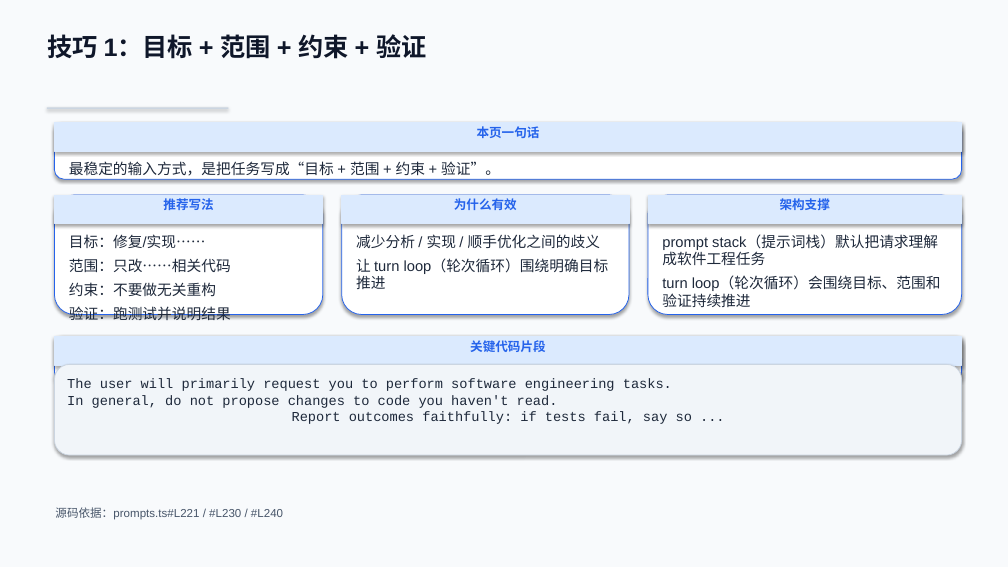
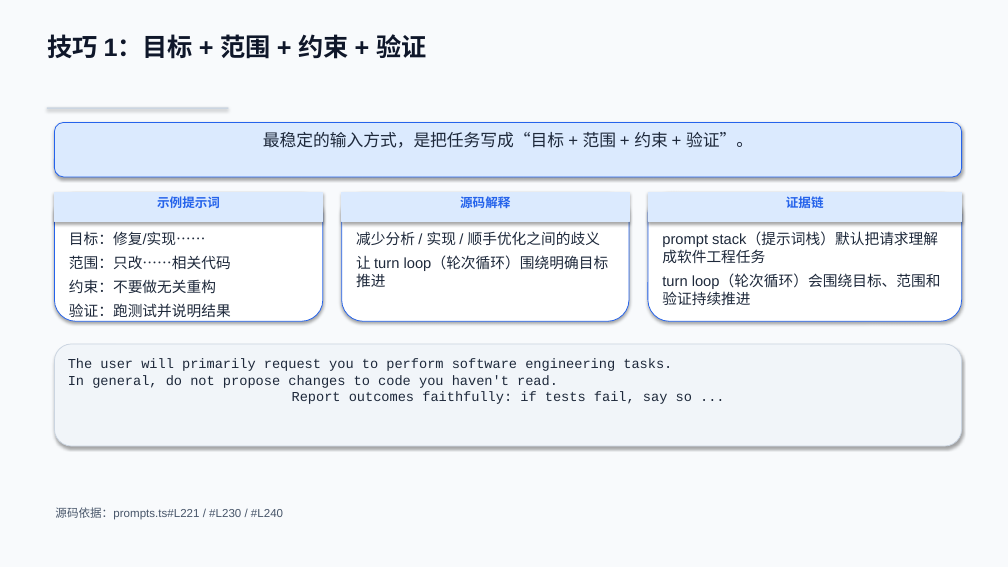
Before and after one commit to boboliu-1010/ccode, a slide deck: slide 6 of docs/zh/09-Claude Code 使用技巧与注意事项-WPS兼容版.pptx. Drawn at 1008x567 pixels with LibreOffice and Linux fonts; fonts in the diff are those of the drawing. Boxes give left, top, right and bottom in pixels: in the first picture for what was removed or moved away, otherwise in the second. Text is boxed around its words. In the diff, an @@ line names an element or a change of style, - is before the commit and + after.

Commit message:
Polish usage tips deck layout

```diff
--- a/docs/zh/09-Claude Code 使用技巧与注意事项-WPS兼容版.pptx
+++ b/docs/zh/09-Claude Code 使用技巧与注意事项-WPS兼容版.pptx
@@ rounded rectangle "最稳定的输入方式，是把任务写成“目标 + 范围 + 约束 ...": place and size @@
-rounded rectangle "最稳定的输入方式，是把任务写成“目标 + 范围 + 约束 ..." at (69, 161, 500, 176)
+rounded rectangle "最稳定的输入方式，是把任务写成“目标 + 范围 + 约束 ..." at (54, 123, 962, 177)
@@ rounded rectangle "最稳定的输入方式，是把任务写成“目标 + 范围 + 约束 ..." at (54, 123, 962, 177): size 14 to 16 pt; alignment left to centre; fill none to #DBEAFE; outline none to #2563EB 0.75 pt; shadow on @@
@@ rounded rectangle removed at (54, 123, 962, 179) @@
@@ rectangle removed at (54, 123, 962, 151) @@
-本页一句话
@@ rounded rectangle: place and size @@
-rounded rectangle at (54, 195, 323, 315)
+rounded rectangle at (54, 193, 323, 321)
@@ rectangle removed at (54, 195, 323, 224) @@
-推荐写法
@@ rectangle added at (54, 193, 323, 222), fill #DBEAFE, outline #DBEAFE 0.75 pt, 12 pt, text #2563EB, bold @@
+示例提示词
@@ rounded rectangle: place and size @@
-rounded rectangle at (342, 195, 629, 315)
+rounded rectangle at (342, 193, 629, 321)
@@ rectangle removed at (342, 195, 629, 224) @@
-为什么有效
@@ rectangle added at (342, 193, 629, 222), fill #DBEAFE, outline #DBEAFE 0.75 pt, 12 pt, text #2563EB, bold @@
+源码解释
@@ rounded rectangle: place and size @@
-rounded rectangle at (648, 195, 962, 315)
+rounded rectangle at (648, 193, 962, 321)
@@ rectangle removed at (648, 195, 962, 224) @@
-架构支撑
@@ rectangle added at (648, 193, 962, 222), fill #DBEAFE, outline #DBEAFE 0.75 pt, 12 pt, text #2563EB, bold @@
+证据链
@@ rounded rectangle "The user will primarily request ...": place and size @@
-rounded rectangle "The user will primarily request ..." at (54, 364, 962, 455)
+rounded rectangle "The user will primarily request ..." at (54, 344, 962, 446)
@@ rounded rectangle removed at (54, 337, 962, 379) @@
@@ rectangle removed at (54, 337, 962, 365) @@
-关键代码片段
```
Also in this commit, not shown: 12 other slides changed, 1 other file.
